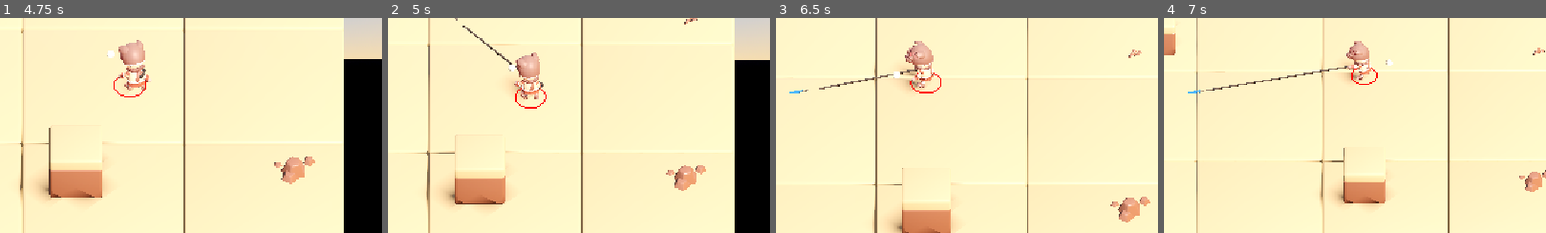
Above: before the commit, frames 1-4 (left to right).
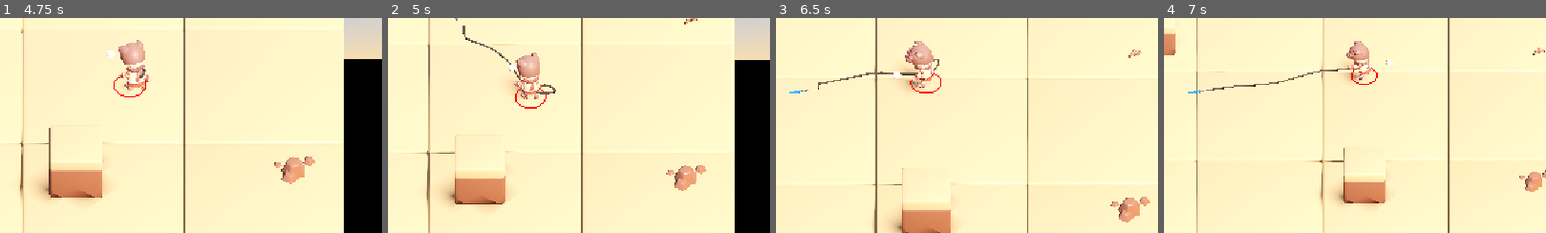
Above: after the commit, the same moments.

Repository: haotsai101/ropedart-arena
Game: Godot game, scene res://tests/test_player_map_boundary.tscn
The game is run twice, just before and just after one commit, with the same random seed, the same clock (stepped at 60 frames per second) and the same inputs. This scene is started directly instead of the project's main scene.
Inputs (mouse positions are % of the whole screen's width and height, from its top left):
- Up to frame 1 (4.75 s): tap Enter (ui_accept) at 0.5, 0.77, 2, 3.77 s; move the mouse to (72, 45) at 0.52 s; hold Right (ui_right) 0.53-1.25 s; tap B at 0.6 s; click (72, 45) at 0.67 s; drag from (30, 55) to (45, 70) at 1.27 s; move the mouse to (60, 28) at 2.02 s; hold Right (ui_right) 2.03-2.75 s; tap R at 2.1 s; drag from (45, 70) to (20, 35) at 2.77 s; move the mouse to (80, 65) at 3.52 s; hold Left (ui_left) 3.53-4.25 s; tap Backspace at 3.6 s; drag from (20, 35) to (35, 25) at 4.27 s
- Up to frame 2 (5 s): no input
- Up to frame 3 (6.5 s): move the mouse to (55, 50) at 5.02 s; hold Down (ui_down) 5.03-5.75 s; hold Shift 5.03-5.75 s; click (55, 50) at 5.17 s; drag from (35, 25) to (30, 55) at 5.77 s
- Up to frame 4 (7 s): move the mouse to (72, 45) at 6.52 s; hold Up (ui_up) from 6.53 s (still down); tap B at 6.6 s; tap Enter (ui_accept) at 6.77 s
The pictures show only the part of the screen within x 33-83%, y 34-84%; the shares and areas given below are measured in that part.

Frame 1 is identical in both runs. In frame 2, 0.3% of the frame differs, in the area x 19-44%, y 3-36%; in frame 3, 0.5%, in the area x 11-43%, y 19-34%; in frame 4, 0.4%.

Commit message:
Revert "fix: rope renders as a genuinely straight taut line with visible hand-side coiling"
This reverts commit 71f1e4d78355dd5b5268e69aac22be07d5b1060a.

Diff:
--- a/scripts/player.gd
+++ b/scripts/player.gd
@@ -404,100 +404,6 @@
 ## ~6 simultaneous darts in a full match).
 const ROPE_TUBE_RADIAL_SEGMENTS: int = 8
 
-## --- ROUND 4 "ALWAYS TAUT + VISIBLE COIL" FIX (per direct user feedback with
-## a screenshot: "I'm expecting the tension of the rope to ALWAYS be tight...
-## The rope should be coiling and uncoiling as the distance between the dart
-## and character changes" -- the screenshot showed an obvious S-curve/wavy
-## line between hand and dart despite round 3's ROPE_TAUT_PERP_RADIUS clamp
-## already being active) ---
-##
-## ROOT CAUSE, confirmed by re-reading round 3's own numbers rather than
-## re-measuring from scratch: ROPE_TAUT_PERP_RADIUS only bounds how far EACH
-## INDIVIDUAL segment may bow off the straight hand-to-tip line (a thin tube
-## around it, +-0.3 units) -- it says nothing about where WITHIN that tube
-## different segments land relative to EACH OTHER. The chain's total physical
-## length is always DART_ROPE_LENGTH (8.0) regardless of the real span, so
-## whenever real_dist < 8.0 (the common case -- an anchored dart a few units
-## away is typical, and the growing-leash clamp only shrinks the budget
-## toward real_dist, never removes the excess capsule length), several units
-## of "must go somewhere" rope have to fold into that +-0.3 tube. Multiple
-## segments each independently settling to different points/sides within that
-## tolerance is EXACTLY what an S-curve is -- round 3's own fix bounded the
-## bulge's SIZE but never addressed its SHAPE. Shrinking the tolerance further
-## was already tried and rejected in round 3 (concentrates the same excess
-## into a smaller space, doesn't remove it) -- not retried here.
-##
-## FIX: decouple what gets RENDERED from the raw physics segment positions
-## for the common (unobstructed) case, instead of interpolating a curve
-## through them. _update_rope_tube_mesh() now checks, every frame, whether a
-## straight ray from the hand to the tip is obstructed by real obstacle
-## geometry (_rope_line_obstructed(), a plain PhysicsDirectSpaceState3D
-## raycast against ROPE_OBSTACLE_LAYER_BIT -- the same dedicated layer bit the
-## physics segments themselves already collide against, see that const's own
-## comment):
-##  - UNOBSTRUCTED (the common case): render a literal straight line from hand
-##    to tip (_build_taut_rope_control_points()) -- zero reliance on the
-##    physics chain's own emergent, clamp-bounded-but-still-wiggly shape at
-##    all. Any excess length (DART_ROPE_LENGTH - real_dist) is diverted into a
-##    small flat spiral (in the SAME horizontal XZ plane the whole rope+dart
-##    system already lives in, per this game's 2D-gameplay-math invariant --
-##    this is rendering-only geometry, not new gameplay math) at the hand end,
-##    sized continuously from real_dist (see ROPE_COIL_TURN_ARC_LENGTH/
-##    ROPE_COIL_RADIUS_PER_EXCESS below) -- shrinking toward zero as real_dist
-##    approaches DART_ROPE_LENGTH (rope fully paid out, no coil at all), and
-##    growing as the player walks closer to an anchored dart. This is the
-##    literal "coiling and uncoiling... as the distance... changes" the user
-##    asked for, reusing the same closed-form idle-coil-style spiral math as
-##    _render_rope_coiled() (same shape family, different anchor/plane/sizing)
-##    rather than inventing a new visual language for it.
-##  - OBSTRUCTED (a pillar/tree/cactus sits on the straight hand-to-tip line):
-##    falls back to exactly the PRE-round-4 behavior -- interpolate through
-##    the raw physics segment positions, unchanged -- since draping over an
-##    obstacle is something only Godot's own real collision solver can do
-##    correctly (see the ROPE_PHYSICS_SEGMENTS' own doc comment on why a
-##    scripted/hand-computed bend point was already tried and rejected
-##    entirely, twice, before the physics-chain approach was adopted). The
-##    underlying RigidBody3D chain, its capsule collision shapes, and every
-##    existing clamp (Y-lock, growing-leash, tension) are COMPLETELY UNCHANGED
-##    by this fix -- only which positions get fed into the tube mesh's control
-##    points differs, and only in the unobstructed case.
-##
-## Known, disclosed limitation: switching between the two rendering modes at
-## the obstruction boundary (e.g. walking to the very edge of a pillar's
-## silhouette from the dart) is an instant cut, not a cross-fade/blend -- the
-## tube can visibly "pop" between straight-with-coil and raw-chain-drape right
-## at that boundary. Out of scope for this round (the user's ask was about
-## tautness/coiling, not this transition specifically) but flagged here as the
-## first place to look if a future report calls out a visible snap while
-## walking around an obstacle's edge.
-const ROPE_COIL_MAX_TURNS: float = 2.25
-## Arc length of "excess" rope consumed per full coil turn -- controls how
-## many turns are visible for a given amount of excess (turns = excess /
-## this, capped at ROPE_COIL_MAX_TURNS). Tuned so a typical mid-range anchored
-## dart (a few units of excess) reads as a handful of loops, not a single
-## nub or an unreadable tangle.
-const ROPE_COIL_TURN_ARC_LENGTH: float = 1.1
-## How much the coil's outer radius grows per unit of excess length, before
-## being capped at ROPE_COIL_MAX_RADIUS_PHYS -- separate consts from
-## ROPE_COIL_RADIUS_INNER/OUTER above (the idle arm coil) since this is a
-## different visual (floating at the hand anchor in the flat gameplay plane,
-## not wrapped around the forearm bone) with no reason to share the same
-## calibrated size.
-const ROPE_COIL_RADIUS_PER_EXCESS: float = 0.05
-const ROPE_COIL_MAX_RADIUS_PHYS: float = 0.3
-const ROPE_COIL_INNER_RADIUS_FRACTION: float = 0.35
-## Below this much excess, skip the coil entirely (render a pure 2-point
-## straight line) -- avoids generating a visually-meaningless sliver of spiral
-## right as the rope approaches fully paid out, and guarantees "no coil at
-## all" at true max range rather than an always-present quarter-turn nub.
-const ROPE_COIL_MIN_EXCESS_TO_SHOW: float = 0.05
-## Points sampled along the coil's own spiral polyline before being handed to
-## the shared Catmull-Rom smoothing pass in _update_rope_tube_mesh() -- a
-## separate knob from ROPE_TUBE_CURVE_SAMPLES (the FINAL smoothed sample
-## count), since this only needs enough raw control points to describe the
-## spiral's own shape, not final on-screen smoothness.
-const ROPE_COIL_SAMPLE_COUNT: int = 14
-
 @onready var aim_indicator: Node3D = $AimIndicator
 @onready var collision_shape: CollisionShape3D = $PlayerCollision
 ## global_position.y sits at the physics capsule's CENTER (spawn markers add
@@ -1977,106 +1883,19 @@
 		_physics_rope_tube_mesh.visible = false
 
 
-func _rope_line_obstructed(from3: Vector3, to3: Vector3) -> bool:
-	## Plain PhysicsDirectSpaceState3D raycast, masked to ROPE_OBSTACLE_LAYER_BIT
-	## ONLY -- the same dedicated layer bit arena_obstacle.gd tags every pillar/
-	## tree/cactus with and the physics rope segments themselves already
-	## collide against (see that const's own comment for the one-directional
-	## layer/mask design). Nothing else -- players, the ground, the dart head
-	## -- carries this bit, so this cleanly answers "is there real obstacle
-	## geometry between the hand and the tip" with no need to exclude anything
-	## by RID (unlike rope_dart.gd's own obstacle raycast, which must exclude
-	## every player body since its query runs on the default/broader layer).
-	var space_state: PhysicsDirectSpaceState3D = get_world_3d().direct_space_state
-	var query := PhysicsRayQueryParameters3D.create(from3, to3)
-	query.collision_mask = ROPE_OBSTACLE_LAYER_BIT
-	var result: Dictionary = space_state.intersect_ray(query)
-	return not result.is_empty()
-
-
-func _build_taut_rope_control_points(hand_pos: Vector3, tip_pos: Vector3) -> Array[Vector3]:
-	## Unobstructed rendering path -- see this file's ROUND 4 "ALWAYS TAUT +
-	## VISIBLE COIL" doc comment (above the ROPE_COIL_* consts) for the full
-	## root-cause writeup. Returns just [hand_pos, tip_pos] (a literal straight
-	## line) when there's no meaningful excess to show; otherwise prepends a
-	## flat spiral -- in the SAME horizontal XZ plane both hand_pos and tip_pos
-	## already share (both are always at the dart's fixed plane_y) -- that
-	## consumes the excess length, ending exactly ON the hand->tip ray so it
-	## blends into the straight lead line without an abrupt direction jump.
-	var real_dist: float = hand_pos.distance_to(tip_pos)
-	var points: Array[Vector3] = [hand_pos]
-	var excess: float = maxf(DART_ROPE_LENGTH - real_dist, 0.0)
-	if excess > ROPE_COIL_MIN_EXCESS_TO_SHOW and real_dist > 0.01:
-		var dir: Vector3 = (tip_pos - hand_pos) / real_dist
-		# Perpendicular axis in the same flat plane -- both dir and perp have
-		# zero Y component, so every generated point stays exactly on the
-		# plane both endpoints already share; no new vertical gameplay math,
-		# purely a rendering-space basis.
-		var perp: Vector3 = Vector3(-dir.z, 0.0, dir.x)
-		var turns: float = clampf(excess / ROPE_COIL_TURN_ARC_LENGTH, 0.0, ROPE_COIL_MAX_TURNS)
-		var outer_radius: float = clampf(excess * ROPE_COIL_RADIUS_PER_EXCESS, 0.0, ROPE_COIL_MAX_RADIUS_PHYS)
-		# Never let the coil's own radius reach out past (or even close to)
-		# the tip itself -- only relevant on a very short real_dist with a lot
-		# of excess (e.g. right after a near-point-blank throw).
-		outer_radius = minf(outer_radius, real_dist * 0.4)
-		var inner_radius: float = outer_radius * ROPE_COIL_INNER_RADIUS_FRACTION
-		# BUGFIX (found during round-4 verification, not shipped as originally
-		# written): angle(t) is now built BACKWARD from a fixed end angle of
-		# PI/2 (`angle(t) = PI/2 + (t-1)*turns*TAU`) so the LAST spiral point
-		# (t=1) always lands at exactly `hand_pos + dir * outer_radius` -- a
-		# point already ON the straight hand->tip ray -- for ANY `turns`
-		# value, not just when `turns` happens to be an integer. The original
-		# "+0.25 turns, angle = t*total_turns*TAU" version only produced an
-		# exact on-ray endpoint when `turns` (a continuously-varying quantity
-		# driven by `excess`, essentially never an integer) had a zero
-		# fractional part -- verified via a temporary probe measuring the
-		# rendered curve's own perpendicular deviation from the hand-to-tip
-		# line beyond the coil's own radius: the old version left a real,
-		# non-negligible ~0.1-0.2 unit residual bow right where the coil met
-		# the "straight" segment (e.g. one sample: real_dist=5.169,
-		# coil_r=0.142, deviation measured 0.099 units beyond that radius) --
-		# a smaller-scale echo of the exact wavy-line problem this whole round
-		# is meant to fix, just localized to the coil/line transition instead
-		# of spread along the whole span. A short straight "lead-in" point is
-		# also appended right after the spiral (see LEAD_IN below) so the
-		# Catmull-Rom curve's tangent context for the long final span to
-		# tip_pos is anchored by two colinear points, not just one, further
-		# damping any residual curvature from the spiral's own local tangent.
-		const LEAD_IN: float = 0.06
-		for i in range(1, ROPE_COIL_SAMPLE_COUNT + 1):
-			var t: float = float(i) / float(ROPE_COIL_SAMPLE_COUNT)
-			var angle: float = PI * 0.5 + (t - 1.0) * turns * TAU
-			var radius: float = lerp(inner_radius, outer_radius, t)
-			points.append(hand_pos + perp * (cos(angle) * radius) + dir * (sin(angle) * radius))
-		points.append(hand_pos + dir * (outer_radius + LEAD_IN))
-	points.append(tip_pos)
-	return points
-
-
 func _update_rope_tube_mesh() -> void:
 	## Per an explicit follow-up user request ("Can the rope be rope instead
 	## of segments of bars?"), the thrown rope's VISUAL is decoupled from the
 	## discrete RigidBody3D collision segments entirely: this rebuilds one
 	## continuous ArrayMesh every _process() frame the physics chain is
-	## active, tracing a smooth Catmull-Rom curve through a set of control
-	## points and extruding a round tube of ROPE_RADIUS along it. The
-	## underlying RigidBody3D segments and their capsule collision shapes are
-	## completely unchanged by any of this -- they still exist and still
-	## collide with real obstacle geometry.
-	##
-	## ROUND 4 UPDATE: which control points get used now depends on whether
-	## the straight hand-to-tip line is obstructed (see
-	## _rope_line_obstructed()/_build_taut_rope_control_points() and this
-	## file's ROUND 4 "ALWAYS TAUT + VISIBLE COIL" doc comment above the
-	## ROPE_COIL_* consts for the full root-cause writeup) -- previously this
-	## always used [hand anchor, every dynamic segment's center, tip anchor]
-	## (the raw physics chain order from _spawn_physics_rope()) unconditionally,
-	## which is what produced a visible S-curve/wavy bulge whenever the real
-	## hand-to-dart distance was less than the chain's fixed DART_ROPE_LENGTH
-	## capacity (the common case). That raw-chain path is now used ONLY when a
-	## real obstacle sits on the straight line (so draping still works,
-	## unchanged); otherwise a literal straight line + hand-side coil is used
-	## instead.
+	## active, tracing a smooth Catmull-Rom curve through the control points
+	## [hand anchor, every dynamic segment's center, tip anchor] (in that
+	## order -- matches the actual joint chain order from
+	## _spawn_physics_rope()) and extruding a round tube of ROPE_RADIUS along
+	## it. The underlying RigidBody3D segments and their capsule collision
+	## shapes are completely unchanged by this -- they still exist, still
+	## collide with real obstacle geometry, and still drive this curve's
+	## shape; only what gets DRAWN from their positions changed.
 	if _physics_rope_root == null or _physics_rope_hand_anchor == null or _physics_rope_tip_anchor == null:
 		return
 	if _physics_rope_segments.size() != ROPE_PHYSICS_SEGMENTS:
@@ -2128,26 +1947,10 @@
 		add_child(mi)
 		_physics_rope_tube_mesh = mi
 
-	var hand_pos: Vector3 = _physics_rope_hand_anchor.global_position
-	var tip_pos: Vector3 = _physics_rope_tip_anchor.global_position
-	var real_dist: float = hand_pos.distance_to(tip_pos)
-	var obstructed: bool = real_dist > 0.01 and _rope_line_obstructed(hand_pos, tip_pos)
-	var control_points: Array[Vector3]
-	if obstructed:
-		# OBSTRUCTED: unchanged pre-round-4 behavior -- trace the raw physics
-		# chain's own emergent shape (draping over the obstacle is Godot's own
-		# collision solver's job, not anything computed here). See the ROUND 4
-		# "ALWAYS TAUT + VISIBLE COIL" doc comment above the ROPE_COIL_* consts
-		# for the full writeup.
-		control_points = [hand_pos]
-		for seg in _physics_rope_segments:
-			control_points.append((seg as RigidBody3D).global_position)
-		control_points.append(tip_pos)
-	else:
-		# UNOBSTRUCTED (the common case): genuinely straight taut line, excess
-		# length diverted into a coil at the hand instead of bowing along the
-		# line -- see _build_taut_rope_control_points().
-		control_points = _build_taut_rope_control_points(hand_pos, tip_pos)
+	var control_points: Array[Vector3] = [_physics_rope_hand_anchor.global_position]
+	for seg in _physics_rope_segments:
+		control_points.append((seg as RigidBody3D).global_position)
+	control_points.append(_physics_rope_tip_anchor.global_position)
 	var n: int = control_points.size()
 
 	# Sample a Catmull-Rom curve through control_points at ROPE_TUBE_CURVE_SAMPLES
Not shown, changed: CLAUDE.md
